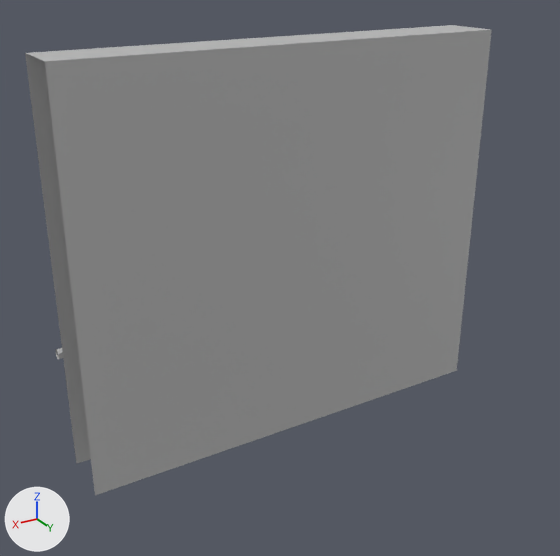
Before and after pictures for a commit that changed the FBX model SteamedJams/Assets/Art/Walls/Walls_Rails_Left_MESH.fbx.
Camera for both pictures: a camera (50 mm lens) standing at (3.37, 5.51, 4.2) and looking at (0.15, 0.15, 1.52). Lighting does not change. The marker at lower left points along +X, +Y and +Z. Where no turn or scale is listed for an object, it has been applied to the vertices.

Objects in the first picture: 'Walls_Rails_L'.
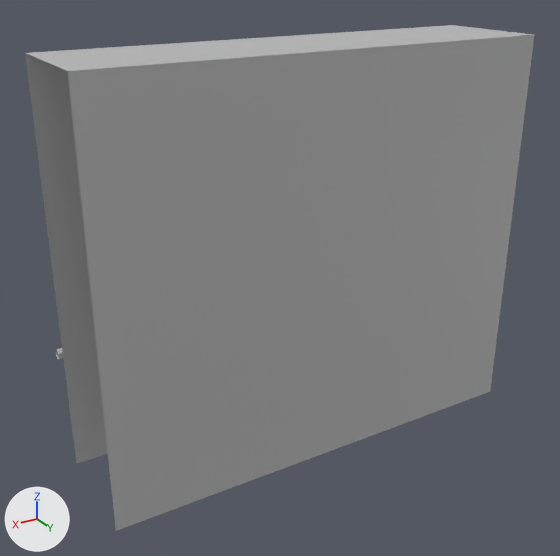
The newer file is also turned or shifted as a whole; pictures and numbers use the older file's frame.

Where the change shows, as pixel boxes [x1, y1, x2, y2] in the pictures (560 x 556 px; the box of a moved part takes in the faces that stretch with it):
'Walls_Rails_L', reshaped (9% wider, 8% taller): before [25, 25, 492, 495]; after [25, 25, 534, 531]
part 1 of me_mesh, moved or reshaped: before [45, 28, 492, 495]; after [45, 28, 534, 531]

The edits, one by one:
me_mesh has 33 vertices, 22 faces and spans x -2.0..2.0, y -0.49..0.25, z 0.0..3.5.
me_mesh is used by ob_walls_rails_l; location (0.0, 0.0, 0.0).
Before the commit, vertices of me_mesh: 29 (-2.0, 0.25, 3.5) at pixel (491, 29), 30 (2.0, 0.25, 3.5) at pixel (44, 61), 31 (-2.0, 0.25, 0.0) at pixel (456, 370), 32 (2.0, 0.25, 0.0) at pixel (95, 495).
Part 1, on me_mesh:
Vertices 29 to 32 of me_mesh move by (0.0, 0.5, 0.0).
